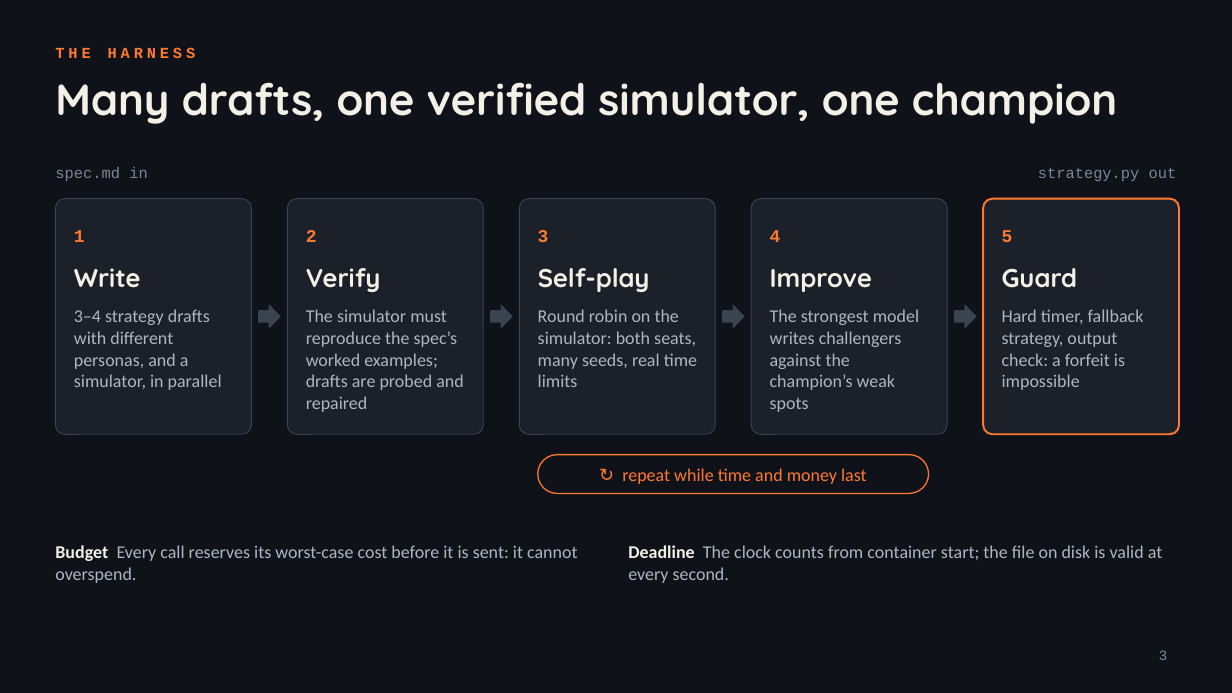
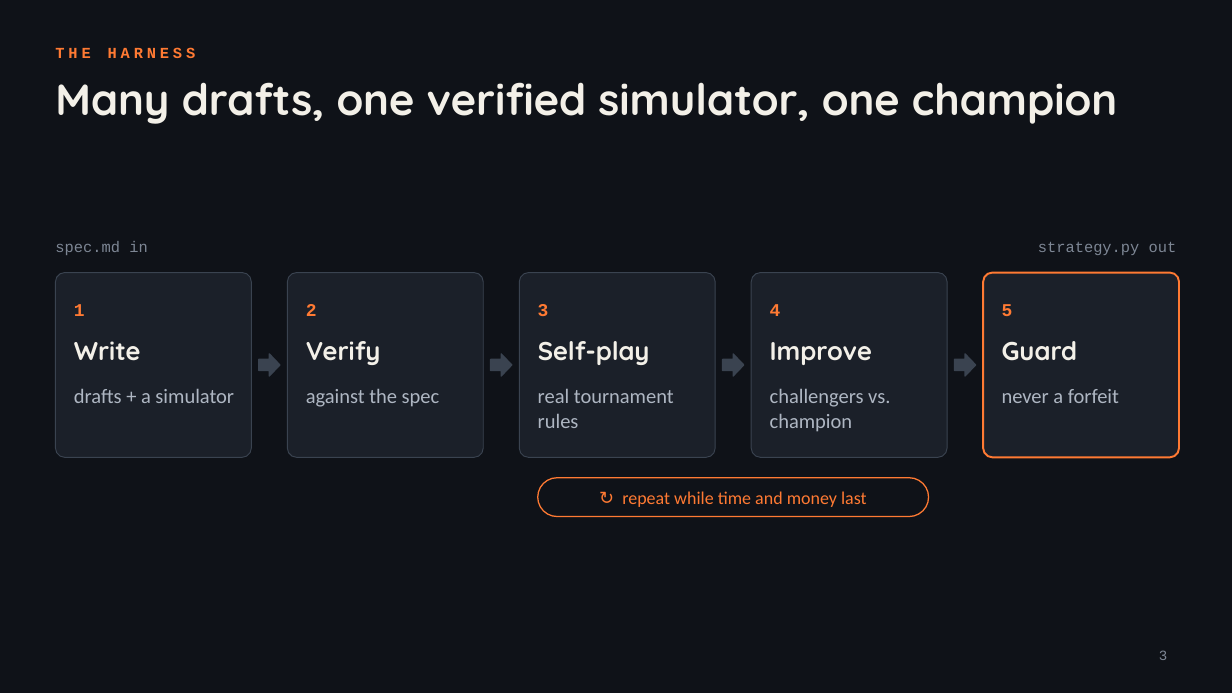
Before and after one commit to timoo-006/zentralhack-harness, a slide deck: slide 3 of docs/presentation/pitch.pptx. Drawn at 1232x693 pixels with LibreOffice and Linux fonts; fonts in the diff are those of the drawing. Boxes give left, top, right and bottom in pixels: in the first picture for what was removed or moved away, otherwise in the second. Text is boxed around its words. In the diff, an @@ line names an element or a change of style, - is before the commit and + after.

```diff
--- a/docs/presentation/pitch.pptx
+++ b/docs/presentation/pitch.pptx
@@ 12 texts: place and size @@
-12 texts at (55, 167, 1177, 292)
+12 texts at (55, 241, 1177, 365)
@@ rounded rectangle: place and size @@
-rounded rectangle at (55, 199, 251, 434)
+rounded rectangle at (55, 273, 251, 457)
@@ rounded rectangle: place and size @@
-rounded rectangle at (287, 199, 483, 434)
+rounded rectangle at (287, 273, 483, 457)
@@ rounded rectangle: place and size @@
-rounded rectangle at (519, 199, 715, 434)
+rounded rectangle at (519, 273, 715, 457)
@@ rounded rectangle: place and size @@
-rounded rectangle at (751, 199, 947, 434)
+rounded rectangle at (751, 273, 947, 457)
@@ proportions changed in 5 elements at (55, 273, 251, 457), (287, 273, 483, 457), (519, 273, 715, 457), (751, 273, 947, 457), (983, 273, 1179, 457) @@
@@ rounded rectangle: place and size @@
-rounded rectangle at (983, 199, 1179, 434)
+rounded rectangle at (983, 273, 1179, 457)
@@ 4 right arrows: place and size @@
-4 right arrows at (259, 306, 976, 328)
+4 right arrows at (259, 354, 976, 376)
@@ text at (74, 389, 234, 403): text changed; size 14 to 16 pt @@
-3–4 strategy drafts with different personas, and a simulator, in parallel
+drafts + a simulator
@@ text at (306, 389, 440, 407): text changed; size 14 to 16 pt @@
-The simulator must reproduce the spec’s worked examples; drafts are probed and repaired
+against the spec
@@ text at (538, 389, 674, 428): text changed; size 14 to 16 pt @@
-Round robin on the simulator: both seats, many seeds, real time limits
+real tournament rules
@@ text at (770, 389, 890, 432): text changed; size 14 to 16 pt @@
-The strongest model writes challengers against the champion’s weak spots
+challengers vs. champion
@@ text at (1002, 389, 1119, 403): text changed; size 14 to 16 pt @@
-Hard timer, fallback strategy, output check: a forfeit is impossible
+never a forfeit
@@ text "↻ repeat while time and ...": place and size @@
-text "↻ repeat while time and ..." at (622, 468, 867, 484)
+text "↻ repeat while time and ..." at (622, 491, 867, 507)
@@ rounded rectangle: place and size @@
-rounded rectangle at (538, 455, 929, 494)
+rounded rectangle at (538, 478, 929, 517)
@@ text removed at (55, 545, 577, 583) @@
-Budget Every call reserves its worst-case cost before it is sent: it cannot overspend.
@@ text removed at (628, 545, 1162, 583) @@
-Deadline The clock counts from container start; the file on disk is valid at every second.
```
Also in this commit, not shown: 6 other slides changed, 4 other files.
